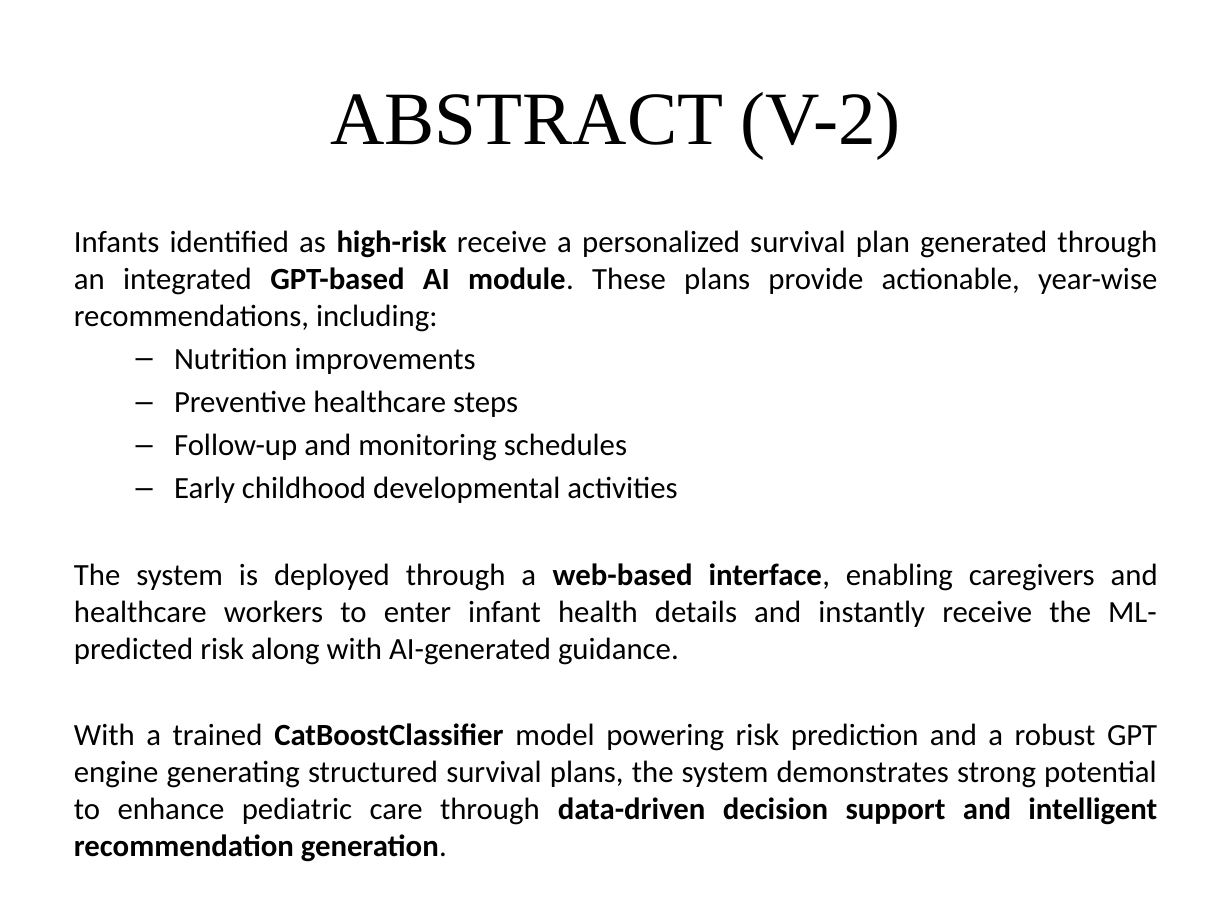
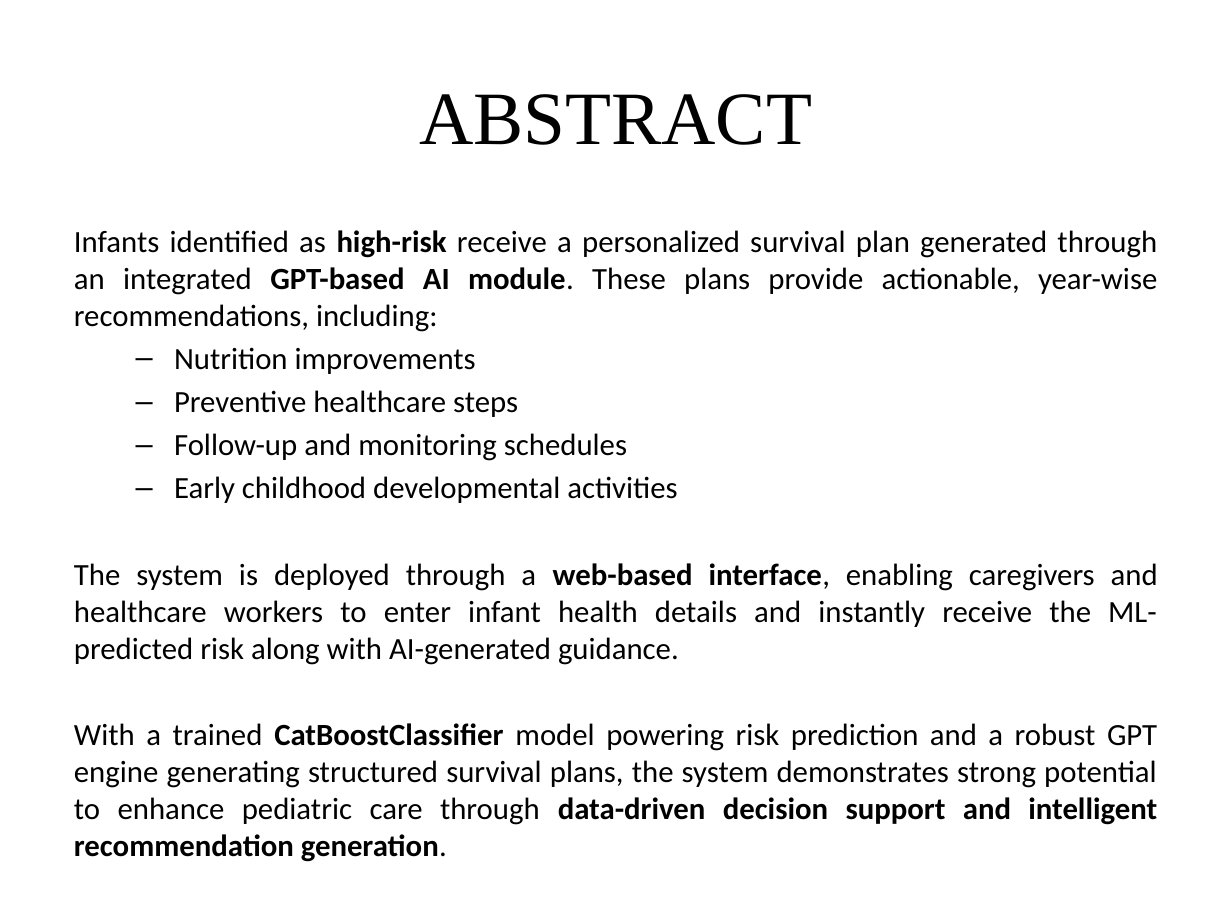
Before and after one commit to Lalithreddy-12/Intelligent-Infant-Health-Predictor-With-Personalized-AI-Guidance, a slide deck: slide 4 of Docs/Ppt/First Review.pptx (slide 6 before the commit). Drawn at 1232x924 pixels with LibreOffice and Linux fonts; fonts in the diff are those of the drawing. Boxes give left, top, right and bottom in pixels: in the first picture for what was removed or moved away, otherwise in the second. Text is boxed around its words. In the diff, an @@ line names an element or a change of style, - is before the commit and + after.

```diff
--- a/Docs/Ppt/First Review.pptx
+++ b/Docs/Ppt/First Review.pptx
@@ title at (419, 94, 812, 145): text changed @@
-ABSTRACT (V-2)
+ABSTRACT
```
Also in this commit, not shown: 3 other slides changed, 7 slides added, 3 slides removed.
